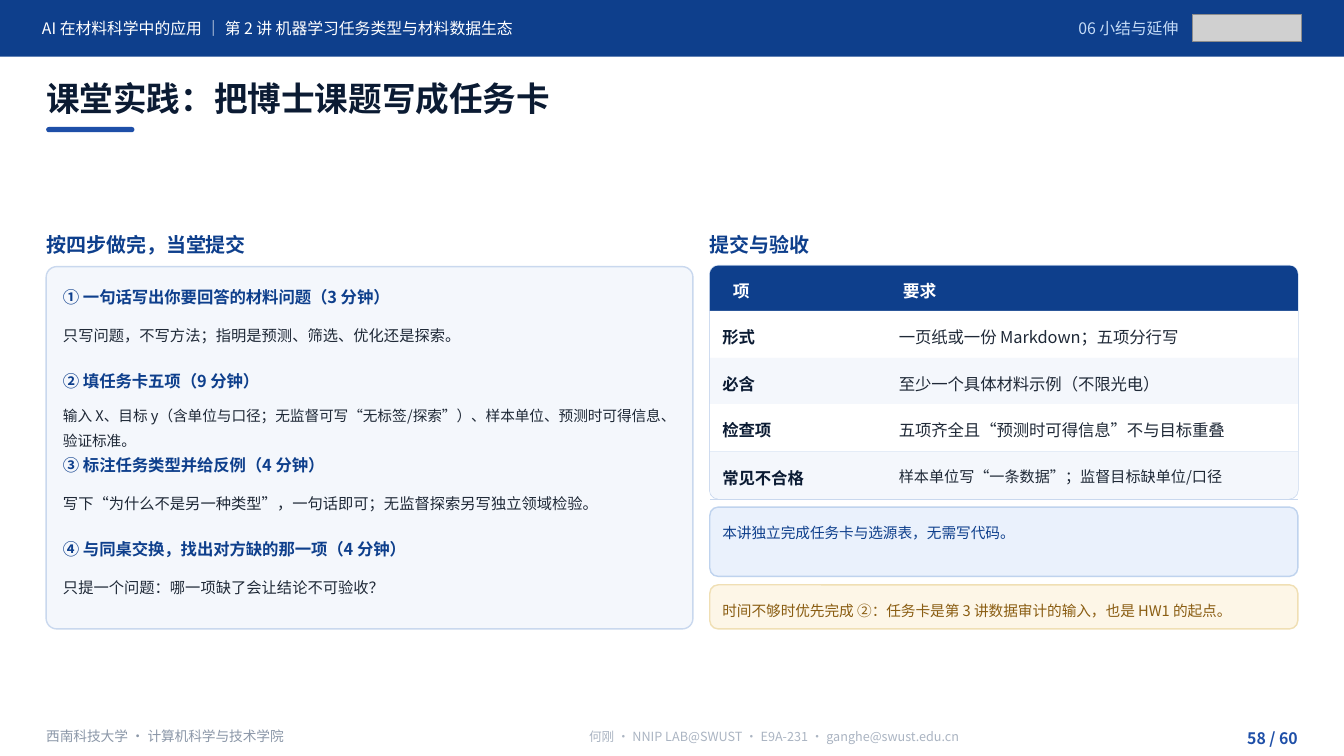
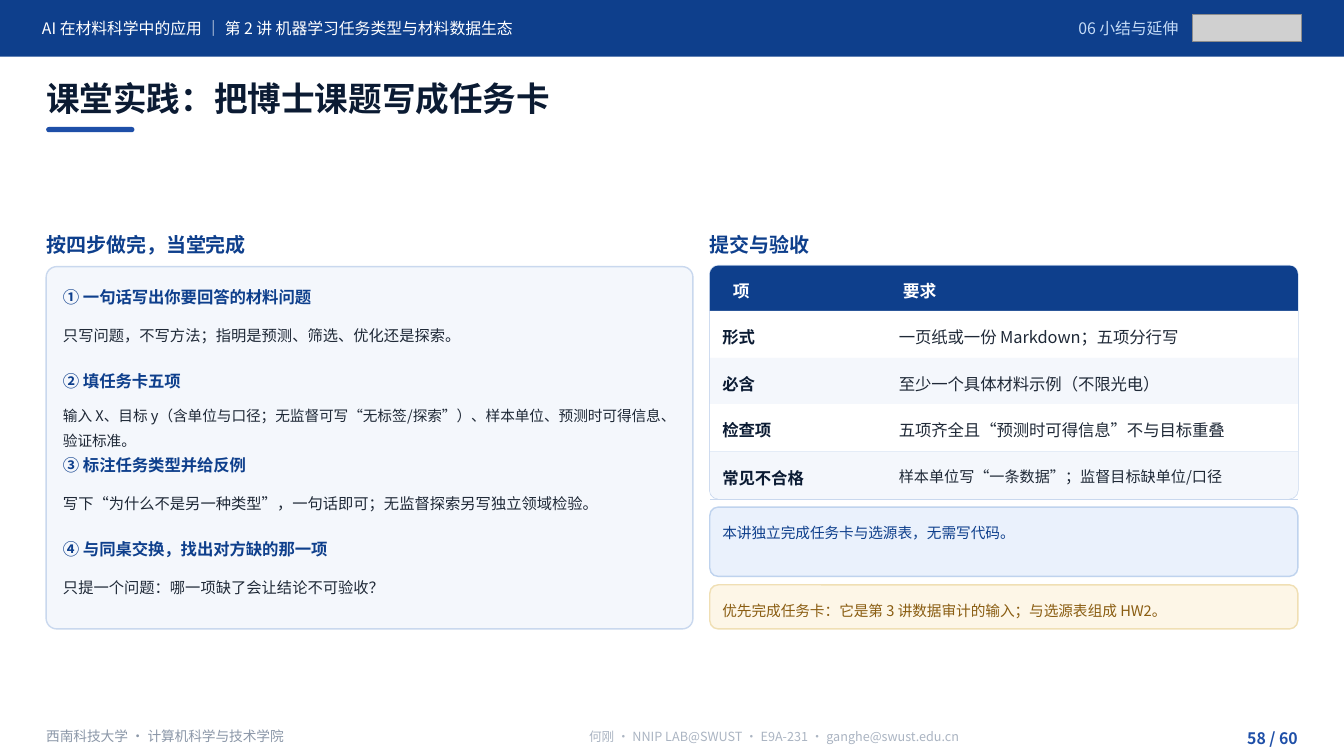
Before and after one commit to cosfrist/Applications-of-Artificial-Intelligence-in-Materials-Science-SWUST, a slide deck: slide 58 of lectures/02-机器学习任务类型与材料数据生态/AI在材料科学中的应用-第2讲 机器学习任务类型与材料数据生态-V5.pptx. Drawn at 1344x756 pixels with LibreOffice and Linux fonts; fonts in the diff are those of the drawing; grey boxes stand for pictures. Boxes give left, top, right and bottom in pixels: in the first picture for what was removed or moved away, otherwise in the second. Text is boxed around its words. In the diff, an @@ line names an element or a change of style, - is before the commit and + after.

Commit message:
课程导论与前三讲课件同步至 2026-11-18 版；作业目录改为 TASK1—TASK4
课程导论（49 页，20,747,990 B，SHA d48d11bc…）
- 备注改为「【角色｜现场讲解】」两段式，全篇去掉逐页「所属时段 / 分钟」；正文相应精简
- P2 导航页改版（去分钟标注、改为「课程导览 / 第 1 讲预览」）
- P41/P46 论文评议改为「十篇选一」；P45 考核改为 30/10/20/40 并新增逐讲 HW；P42 的 HW2 改 TASK2
- 逐页讲义、授课路线、SHA256 清单同步（49 段 = 49 页）

第 1 讲（63 页，5,948,846 B，SHA ffeb46b9…）
- 作业体系改名：HW1—HW4 → TASK1—TASK4，新增逐讲 HW1—HW16
- P58 考核页改为 30/10/20/40；P60 论文评议改十篇选一；P62「HW1 提交凭证」、P63「本讲作业：HW1 记录模板」
- P57 课程地图压缩学时标注；P20 图注 Al 7075 → Al 7A77；P29 去掉「合计 4 学时」
- 备注全篇去时段/分钟；讲义、授课路线、来源索引、课堂记录表、README-V5 同步（63 段 = 63 页）

第 2 讲（60 页，8,774,546 B，SHA 1289d9de…）
- P1 封面改「16 讲 · 32 学时」；P3「课堂产出（HW2）」；P58/P59 标题去时长；P60 引入 TASK1 与「本讲 HW2」
- 配图替换 6 页（P22/P34/P35/P38/P39/P41），图片对象 90 → 91，唯一媒体 31 → 32，
  source_index §6 重建（31 行）；讲义头部 SHA 与索引数字同步（60 段 = 60 页）

作业目录
- `HW1—HW4/` → `TASK1—TASK4/`；模板目录 `HWx_学号_姓名/` → `TASKn_学号_姓名/`
- assignments/README 重写：TASK（30%）+ 逐讲 HW（10%）两块，补各讲 HW 对应成果表与命名变更说明
- 提交规范.md 增补：类型为 TASKn / HWn，逐讲 HW 不套 TASK 模板、无需 run.log

三讲 SHA256 清单复算 6/6、13/13、6/6 一致。

```diff
--- a/lectures/02-机器学习任务类型与材料数据生态/AI在材料科学中的应用-第2讲 机器学习任务类型与材料数据生态-V5.pptx
+++ b/lectures/02-机器学习任务类型与材料数据生态/AI在材料科学中的应用-第2讲 机器学习任务类型与材料数据生态-V5.pptx
@@ text at <box>46,235,246,255</box>: text changed @@
-按四步做完，当堂提交
+按四步做完，当堂完成
@@ text at <box>63,289,311,305</box>: text changed @@
-① 一句话写出你要回答的材料问题（3 分钟）
+① 一句话写出你要回答的材料问题
@@ text at <box>63,373,181,389</box>: text changed @@
-② 填任务卡五项（9 分钟）
+② 填任务卡五项
@@ text at <box>63,457,246,473</box>: text changed @@
-③ 标注任务类型并给反例（4 分钟）
+③ 标注任务类型并给反例
@@ text at <box>63,541,328,557</box>: text changed @@
-④ 与同桌交换，找出对方缺的那一项（4 分钟）
+④ 与同桌交换，找出对方缺的那一项
@@ text at <box>722,603,1166,618</box>: text changed @@
-时间不够时优先完成 ②：任务卡是第 3 讲数据审计的输入，也是 HW1 的起点。
+优先完成任务卡：它是第 3 讲数据审计的输入；与选源表组成 HW2。
```
Also in this commit, not shown: 11 other slides changed, 24 other files.
